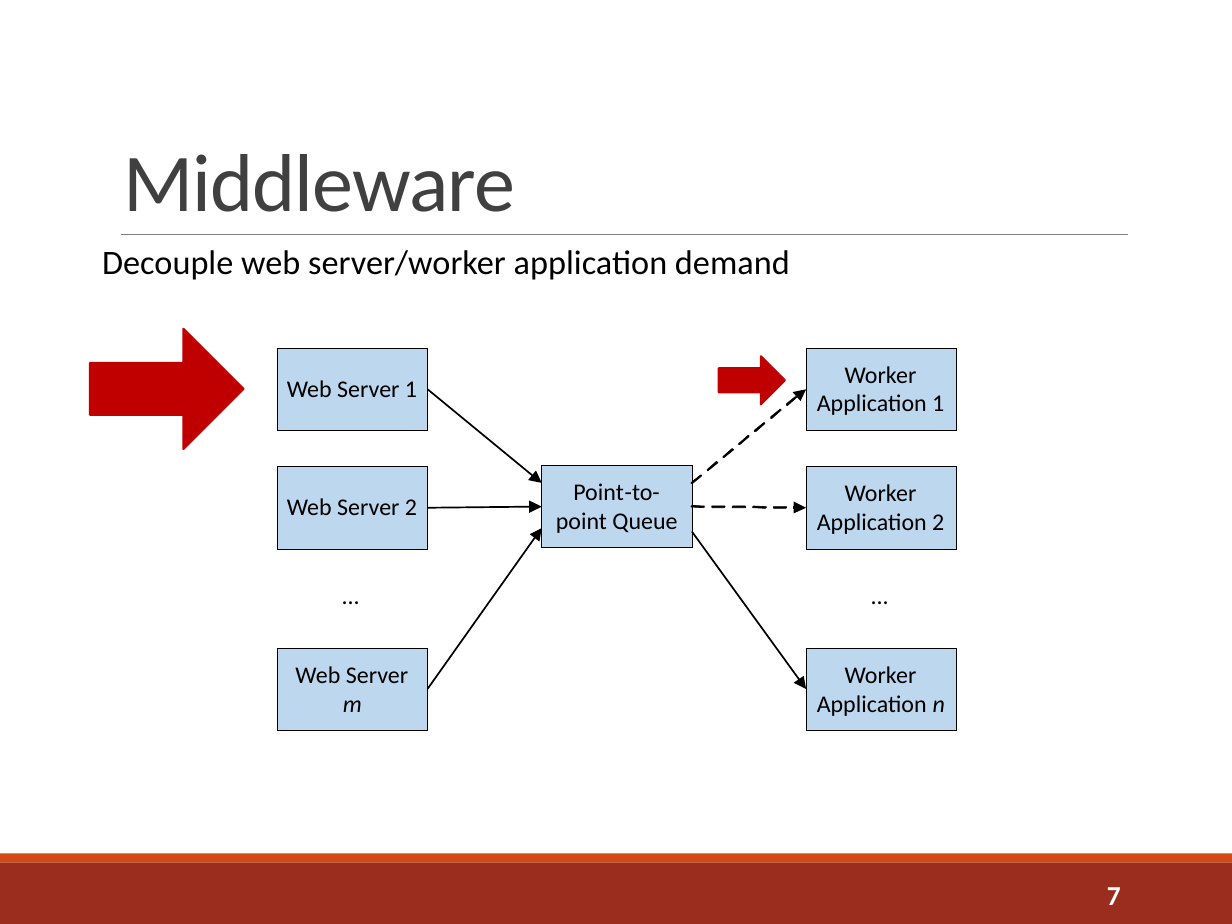
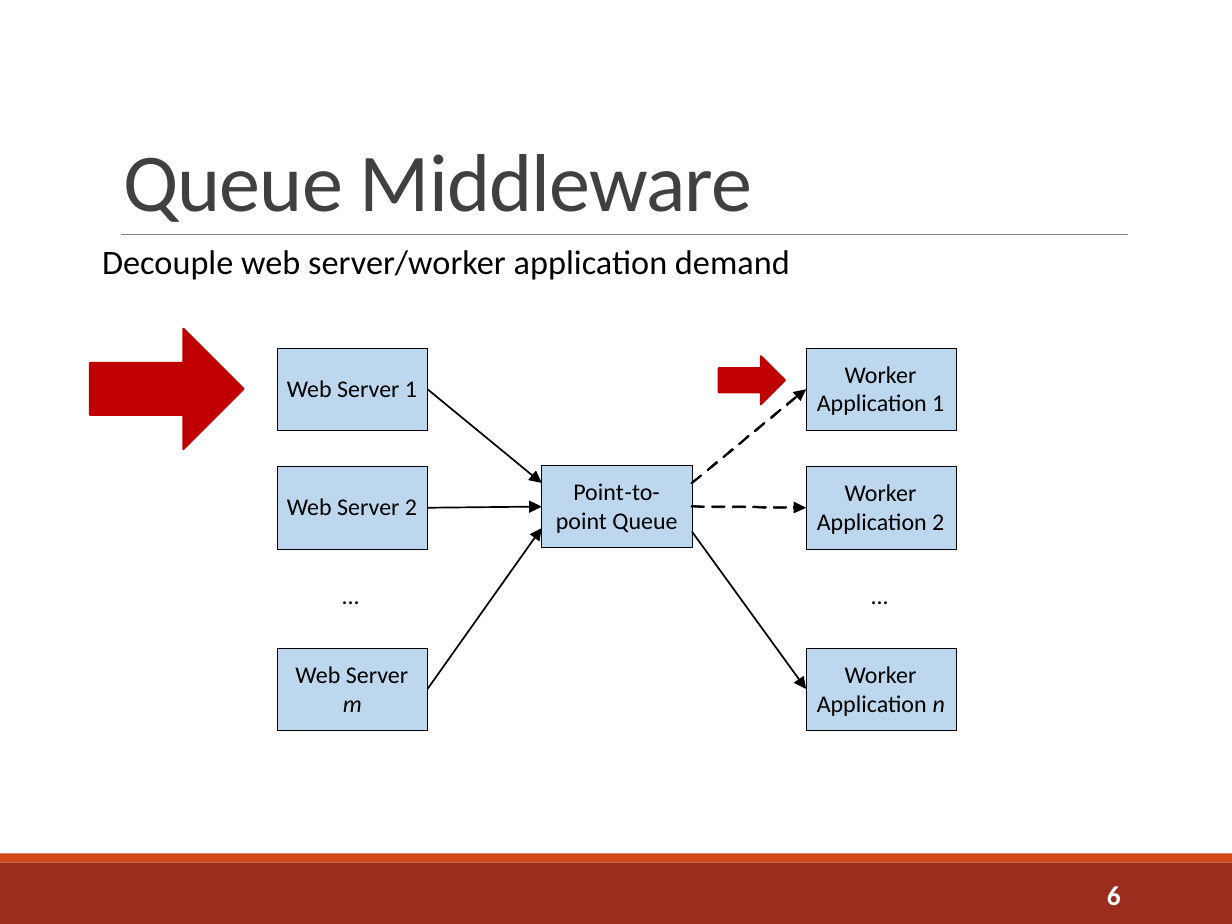
Before and after one commit to sshephard2/skewed-modelling, a slide deck: slide 6 of Presentation/Performance modelling of skewed demand in complex systems.pptx (slide 7 before the commit). Drawn at 1232x924 pixels with LibreOffice and Linux fonts; fonts in the diff are those of the drawing. Boxes give left, top, right and bottom in pixels: in the first picture for what was removed or moved away, otherwise in the second. Text is boxed around its words. In the diff, an @@ line names an element or a change of style, - is before the commit and + after.

```diff
--- a/Presentation/Performance modelling of skewed demand in complex systems.pptx
+++ b/Presentation/Performance modelling of skewed demand in complex systems.pptx
@@ title at [123,154,752,222]: text changed @@
-Middleware
+Queue Middleware
@@ page number at [1107,886,1121,905]: text changed @@
-7
+6
```
Also in this commit, not shown: 5 other slides changed, 2 slides added, 2 slides removed.
